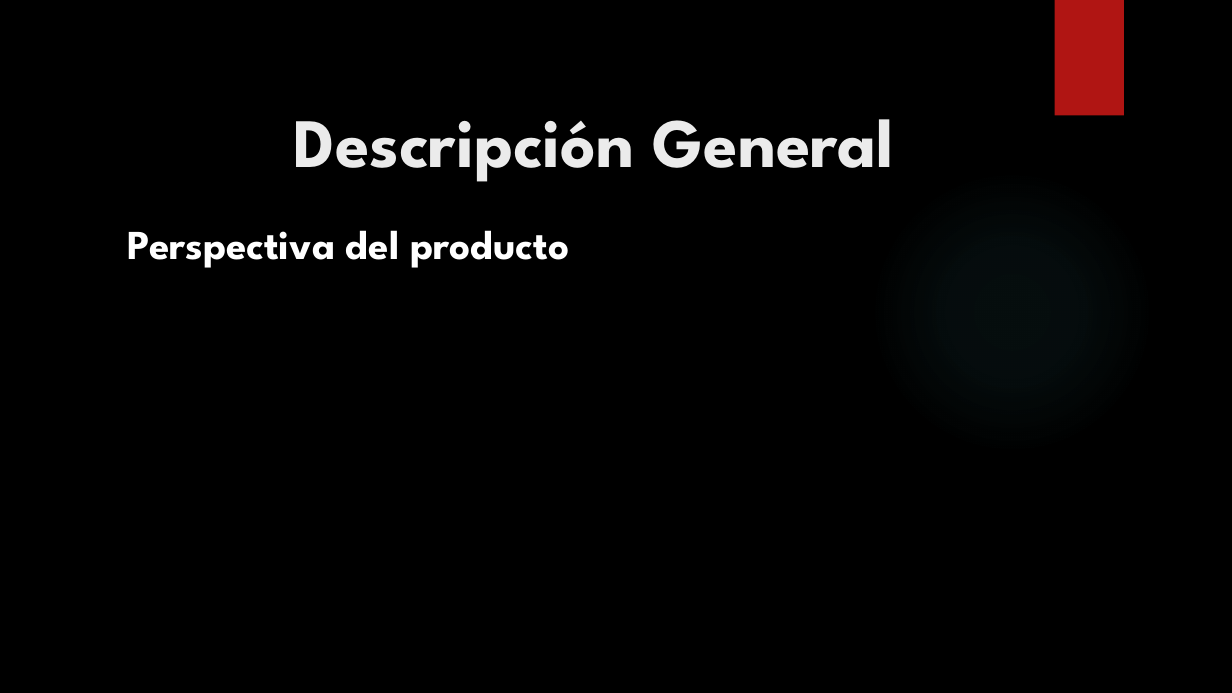
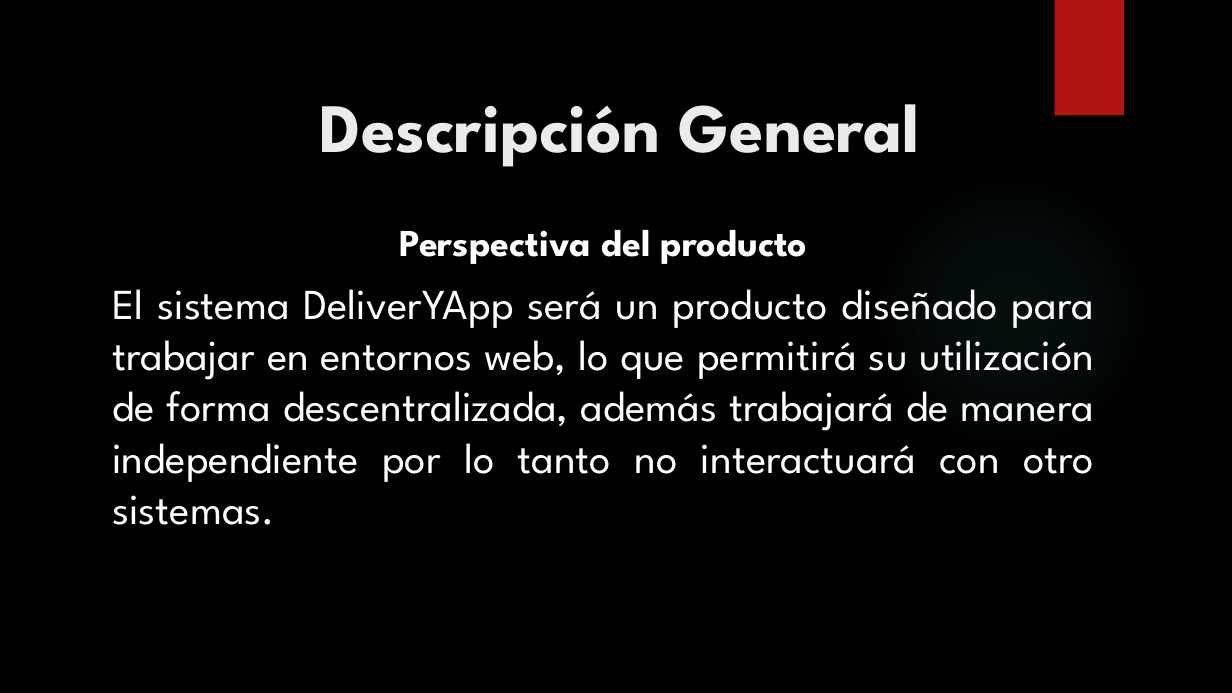
Before and after one commit to francben/proyectoDeliberyApp, a slide deck: slide 6 of Presentacion de Clase.pptx. Drawn at 1232x693 pixels with LibreOffice and Linux fonts; fonts in the diff are those of the drawing; background and template pictures are left out. Boxes give left, top, right and bottom in pixels: in the first picture for what was removed or moved away, otherwise in the second. Text is boxed around its words. In the diff, an @@ line names an element or a change of style, - is before the commit and + after.

```diff
--- a/Presentacion de Clase.pptx
+++ b/Presentacion de Clase.pptx
@@ text "Descripción General": place and size @@
-text "Descripción General" at (294, 119, 894, 182)
+text "Descripción General" at (320, 104, 920, 167)
@@ text "Perspectiva del producto": place and size @@
-text "Perspectiva del producto" at (128, 230, 569, 268)
+text "Perspectiva del producto" at (112, 230, 1094, 525)
@@ text at (400, 230, 808, 264): size 32 to 29.6 pt in "Perspectiva del producto"; alignment justified to centre @@
@@ text at (112, 289, 1094, 525): paragraph added @@
+El sistema DeliverYApp será un producto diseñado para trabajar en entornos web, lo que permitirá su utilización de forma descentralizada, además trabajará de manera independiente por lo tanto no interactuará con otro sistemas.
```
Also in this commit, not shown: 11 other slides changed.
